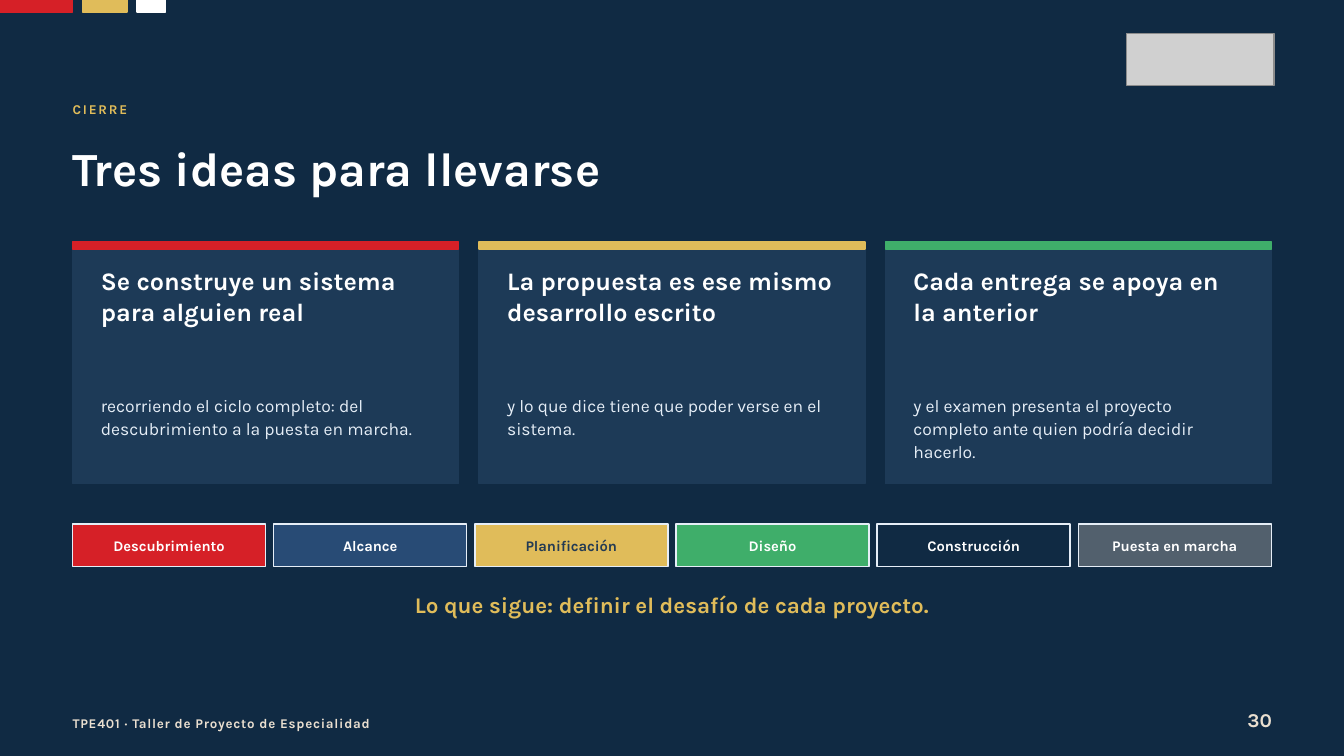
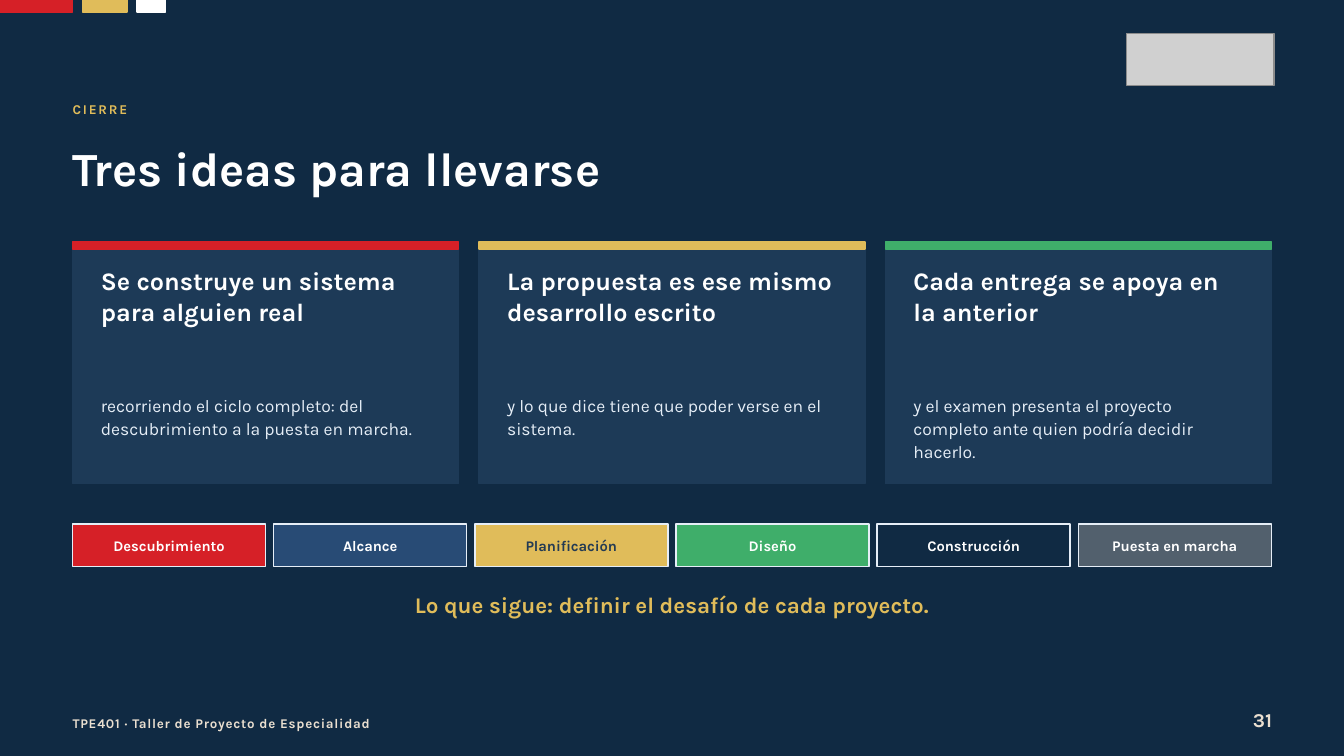
Before and after one commit to Dieg0Code/tpe401-taller-de-proyecto-de-especialidad, a slide deck: slide 31 of clases/semana-01/01/ppt/Clase-01-Un-Software-Para-Alguien-Real.pptx (slide 30 before the commit). Drawn at 1344x756 pixels with LibreOffice and Linux fonts; fonts in the diff are those of the drawing; grey boxes stand for pictures. Boxes give left, top, right and bottom in pixels: in the first picture for what was removed or moved away, otherwise in the second. Text is boxed around its words. In the diff, an @@ line names an element or a change of style, - is before the commit and + after.

```diff
--- a/clases/semana-01/01/ppt/Clase-01-Un-Software-Para-Alguien-Real.pptx
+++ b/clases/semana-01/01/ppt/Clase-01-Un-Software-Para-Alguien-Real.pptx
@@ text at (1253, 714, 1272, 728): text changed @@
-30
+31
```
Also in this commit, not shown: 4 other slides changed, 1 slide added, 19 other files.
